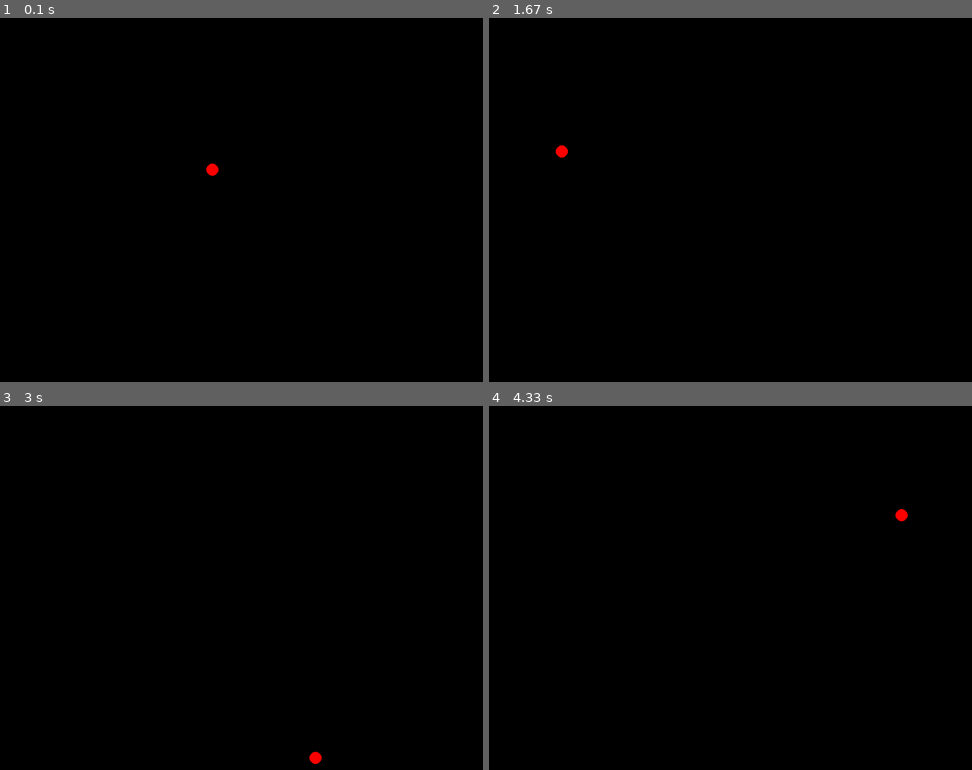
Above: before the commit, frames 1-4 (two rows, left to right).
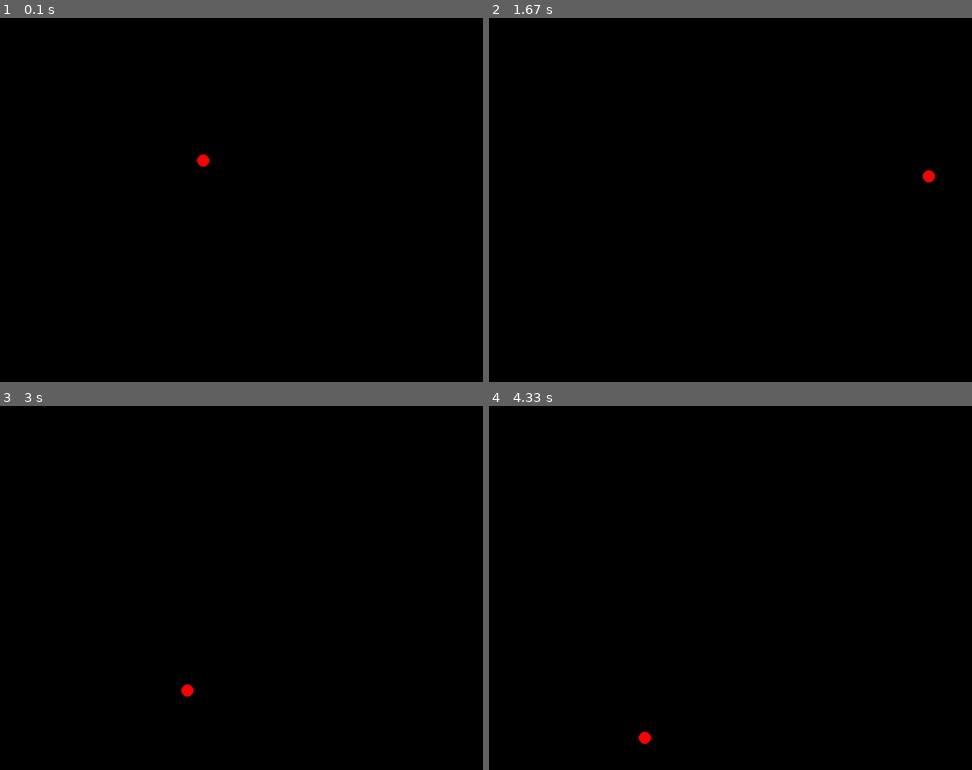
Above: after the commit, the same moments.

Repository: BZVII/pygames
Game: pygame game, started from ball.py
Two runs of this game, one before a commit and one after it. Both use one fixed random seed, a clock stepped at 60 frames per second and the inputs below.
Inputs:
- Up to frame 1 (0.1 s): no input
- Up to frame 2 (1.67 s): no input
- Up to frame 3 (3 s): no input
- Up to frame 4 (4.33 s): no input

The runs differ from the first frame. In frame 1, 0.1% of the frame differs, in the area x 40-46%, y 37-44%; in frame 2, 0.1%; in frame 3, 0.1%; in frame 4, 0.1%.

Commit message:
Primera bola a capón

Diff:
--- a/ball.py
+++ b/ball.py
@@ -14,10 +14,13 @@
 game_over = False
 x = ANCHO // 2
 y = ALTO // 2
-vx = -5
-vy = -5
+vx = -13
+vy = -13
+reloj = pg.time.Clock()
 
 while not game_over:
+    v = reloj.tick(60)
+    print(v)
     #Gestion de eventos
     for evento in pg.event.get():
         if evento.type == pg.QUIT:
@@ -27,15 +30,11 @@
     x += vx
     y += vy
 
-    if y == 0:
-        vy = 5
-    elif y == ALTO:
-        vy = -5
+    if y <= 0 or y>= ALTO:
+        vy = -vy
 
-    if x == 0:
-        vx = 5
-    elif x == ANCHO:
-        vx = -5
+    if x <= 0 or x >= ANCHO:
+        vx = -vx
 
     # Gestión de la pantalla
     pantalla.fill(NEGRO)
